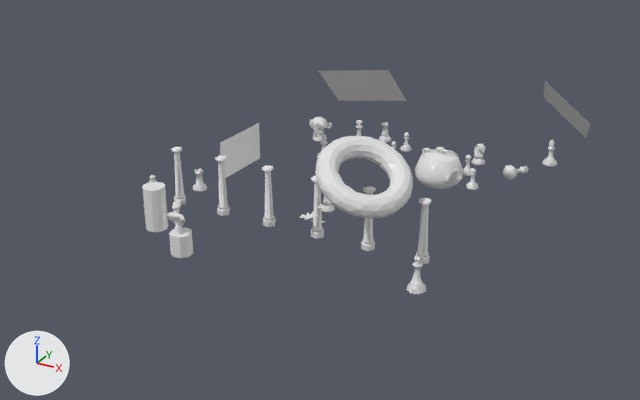
The OBJ model Assets/Models/LowQuality.obj, before and after one commit.
Both versions are drawn from a camera (50 mm lens) standing at (35.1, -70.9, 34.3) and looking at (-2.3, -2.9, 0.3). Every picture has the same lights, and +X, +Y and +Z are marked at lower left. Where no turn or scale is listed for an object, it has been applied to the vertices.

In view in the first picture: 'LowRes'.
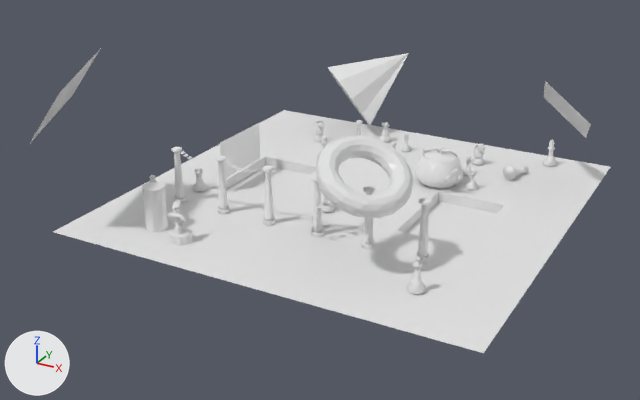
Edits to the bpy script that builds the scene:
```text
Add mat_checkerboard:
    mat_checkerboard = principled_material('Checkerboard')
    mat_checkerboard.base_color = (0.8, 0.8, 0.8)  # white #e7e7e7
    mat_checkerboard.roughness = 0.526
Add mat_carpet2:
    mat_carpet2 = principled_material('Carpet2')
    mat_carpet2.base_color = (0.8, 0.8, 0.8)  # white #e7e7e7
    mat_carpet2.roughness = 0.526
Add mat_carpet1:
    mat_carpet1 = principled_material('Carpet1')
    mat_carpet1.base_color = (0.8, 0.8, 0.8)  # white #e7e7e7
    mat_carpet1.roughness = 0.526
Change me_lowres:
    used by ob_lowres; location = (0.0, 0.0, 0.0)
    remove me_lowres.from_pydata(...)  # 3203 vertices, 6286 faces, 3 loose edges; spans x -16.7..19.4, y -16.9..18.3, z -1.2..11.0
    add me_lowres.from_pydata(...)  # 3242 vertices, 6107 faces, 3 loose edges; spans x -23.6..20.0, y -21.3..22.5, z -1.2..15.0
    me_lowres part 1: the loose piece of 131 vertices spanning x -9.1..-6.4, y 5.9..7.6, z 2.9..4.9 is deleted
    me_lowres part 2
    4 vertices are removed from x -11.7..-2.5, y 13.7..17.6, z 3.5..8.7
    8 faces are deleted
    102 vertices are added at x -23.6..20.0, y -21.3..22.5, z -1.0..15.0
    40 new vertices lie (0.0, 0.6, 0.0) away from vertices in x -13.5..0.3, y -9.5, z 4.6..5.3
    20 new vertices lie (0.0, 0.5, 0.0) away from vertices in x -8.5..-4.7, y -9.4, z 4.7..5.3
    12 new vertices lie (6.6, 0.0, 0.0) away from vertices in x -13.3..6.7, y -20.0..20.0, z -1.0..0.0
    27 new faces join them, mat_emission (white #e7e7e7)
    1 new face joins them, mat_felt (white #e7e7e7)
    51 new faces join them, mat_checkerboard (white #e7e7e7)
    1 new face joins them, mat_carpet2 (white #e7e7e7)
    1 new face joins them, mat_carpet1 (white #e7e7e7)
    add me_lowres.materials.append(mat_checkerboard)  # white #e7e7e7
    add me_lowres.materials.append(mat_carpet2)  # white #e7e7e7
    add me_lowres.materials.append(mat_carpet1)  # white #e7e7e7
```

What differs and where, as boxes [x1, y1, x2, y2] in the pictures (640 x 400 px):
'LowRes', reshaped (29% wider, 35% taller): before [142, 70, 591, 295]; after [30, 48, 610, 353]
part 1 of me_lowres, deleted: before [309, 117, 332, 137]
part 2 of me_lowres, built on: before [299, 70, 407, 218]; after [30, 48, 610, 353]
